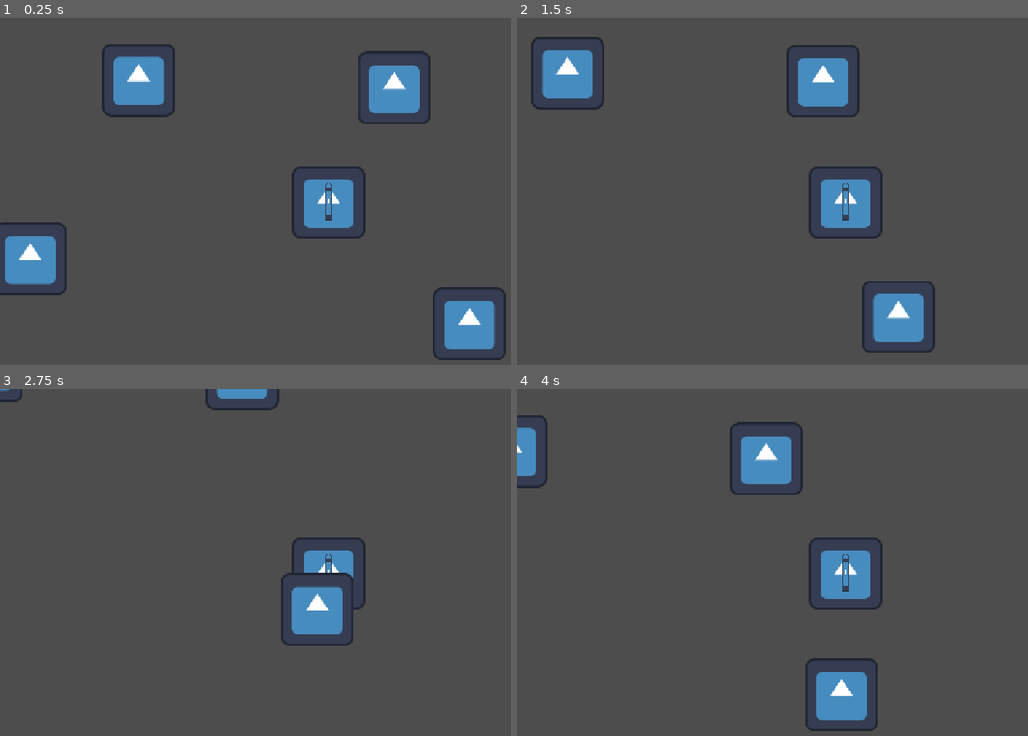
Above: before the commit, frames 1-4 (two rows, left to right).
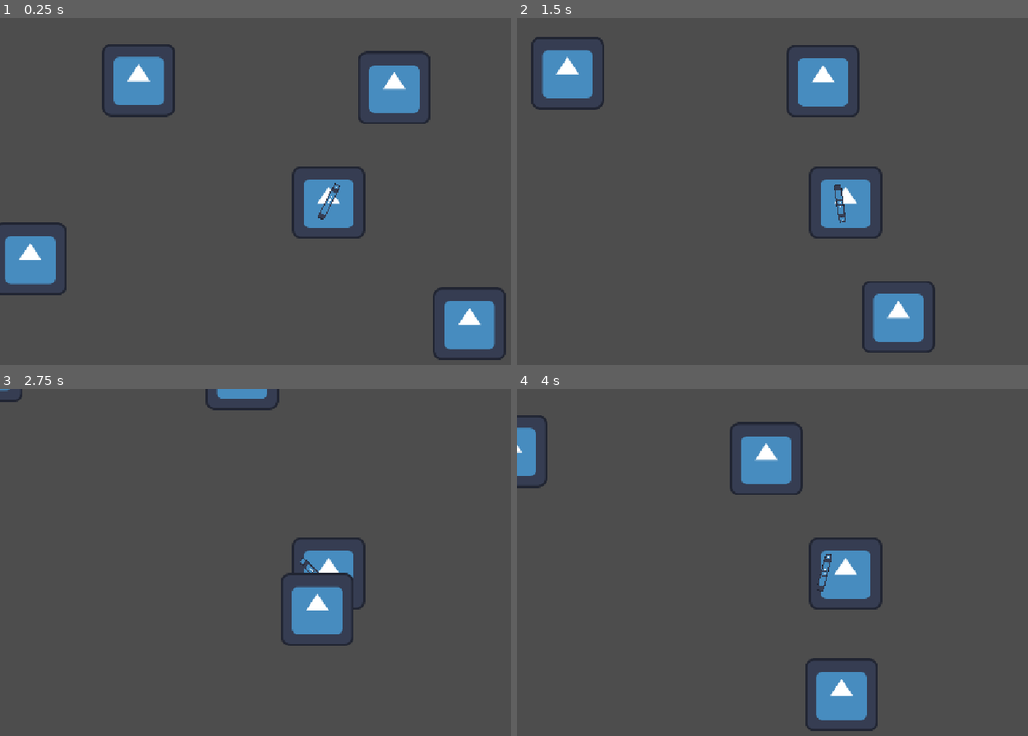
Above: after the commit, the same moments.

Repository: ZumVel/roguelike
Game: Godot game, scene res://levels/test_level/main.tscn
The game is run twice, just before and just after one commit, with the same random seed, the same clock (stepped at 60 frames per second) and the same inputs. The engine's default icon, where the game draws it, is replaced by a stand-in: a white triangle on a blue panel in a dark square.
Inputs (mouse positions are in pixels of both pictures, inside the frame that each line leads up to):
- Up to frame 1 (0.25 s): no input
- Up to frame 2 (1.5 s): tap Enter (ui_accept) at 0.5 s; move the mouse to (992, 184) at 0.52 s; hold Right (ui_right) 0.53-1.28 s; hold Enter (ui_accept) 0.53-1.28 s; click (992, 184) at 0.67 s; move the mouse to (716, 222) at 1.27 s; hold Down (ui_down) from 1.28 s (still down); tap Keypad Enter at 1.35 s; click (716, 222) at 1.42 s
- Up to frame 3 (2.75 s): tap Enter (ui_accept) at 1.52, 1.55, 1.82, 2.3 s; move the mouse to (393, 493) at 2.02 s; release Down (ui_down) at 2.03 s; hold Right (ui_right) from 2.03 s (still down); hold Shift from 2.03 s (still down); click (393, 493) at 2.17 s
- Up to frame 4 (4 s): move the mouse to (813, 645) at 2.77 s; release Right (ui_right) at 2.78 s; release Shift at 2.78 s; hold Up (ui_up) 2.78-3.53 s; tap Ctrl at 2.85 s; click (813, 645) at 2.92 s; tap Enter (ui_accept) at 3.02, 3.05, 3.32 s; move the mouse to (outside the picture) at 3.52 s; hold Left (ui_left) from 3.53 s (still down); hold Enter (ui_accept) from 3.53 s (still down); click (outside the picture) at 3.67 s

The runs differ from the first frame. In frame 1, 0.2% of the frame differs, in the area x 62-67%, y 47-59%; in frame 2, 0.2%, in the area x 62-65%, y 47-60%; in frame 3, 0.1%; in frame 4, 0.2%.

Commit message:
Title: Implement mouse tracking and enter key firing for weapon
Key features implemented:
- Added mouse position tracking in _process() to rotate weapon towards cursor using look_at()
- Implemented _input() handler to detect Enter key presses for firing
- Integrated mouse position retrieval and firing logic when ui_accept action or Enter key is pressed
- Maintained existing visual component updates and muzzle flash functionality

The weapon now continuously rotates to follow mouse movement and fires projectiles at the mouse position when Enter is pressed, while preserving all existing shooting and visual behaviors.

Diff:
--- a/weapons/weapon.gd
+++ b/weapons/weapon.gd
@@ -8,6 +8,17 @@
 func _process(delta: float) -> void:
 	visual_comp.update_visual(delta)
 
+	# Поворот пушки за мышкой
+	var mouse_pos = get_global_mouse_position()
+	var direction = (mouse_pos - global_position).normalized()
+	if direction != Vector2.ZERO:
+		look_at(mouse_pos)
+
+func _input(event: InputEvent) -> void:
+	if event.is_action_pressed("ui_accept") or (event is InputEventKey and event.pressed and event.keycode == KEY_ENTER):
+		var mouse_pos = get_global_mouse_position()
+		fire(mouse_pos)
+
 func fire(target_position: Vector2) -> void:
 	shoot_comp.fire(target_position)
 
Not shown, changed: .gitignore
